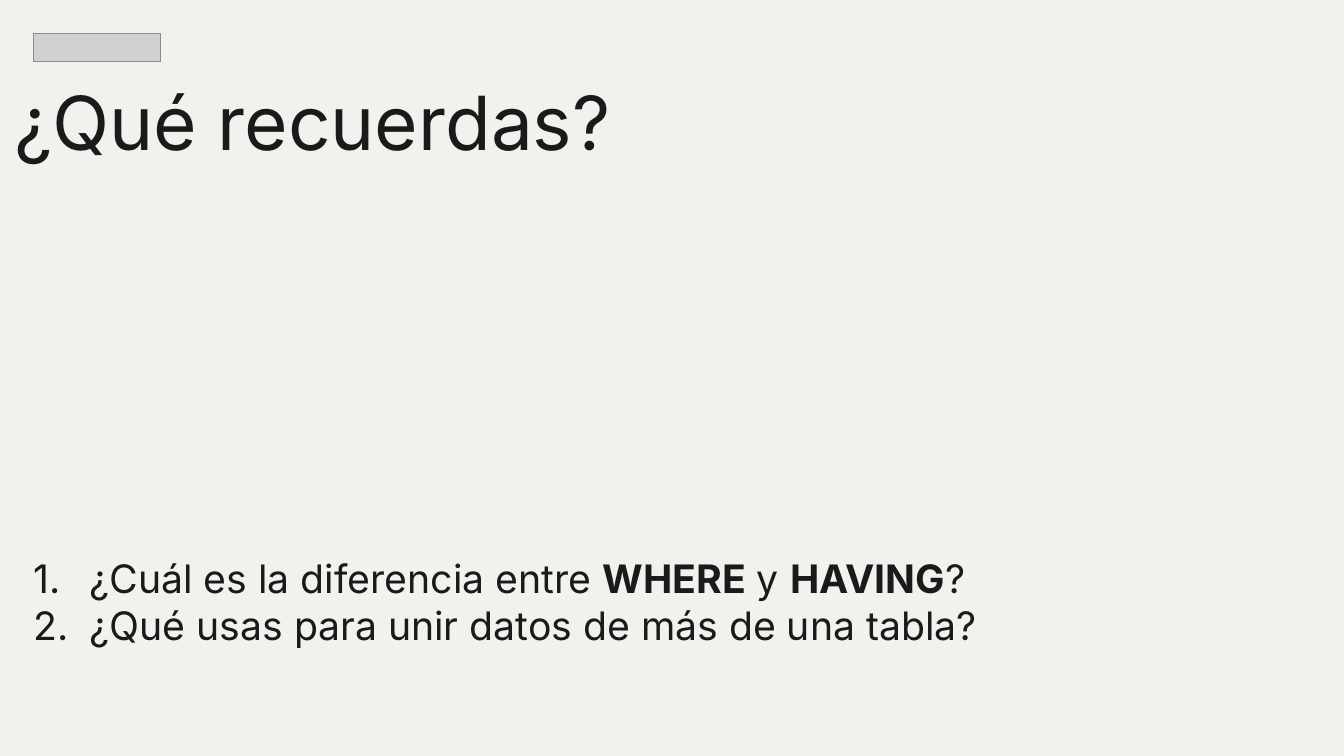
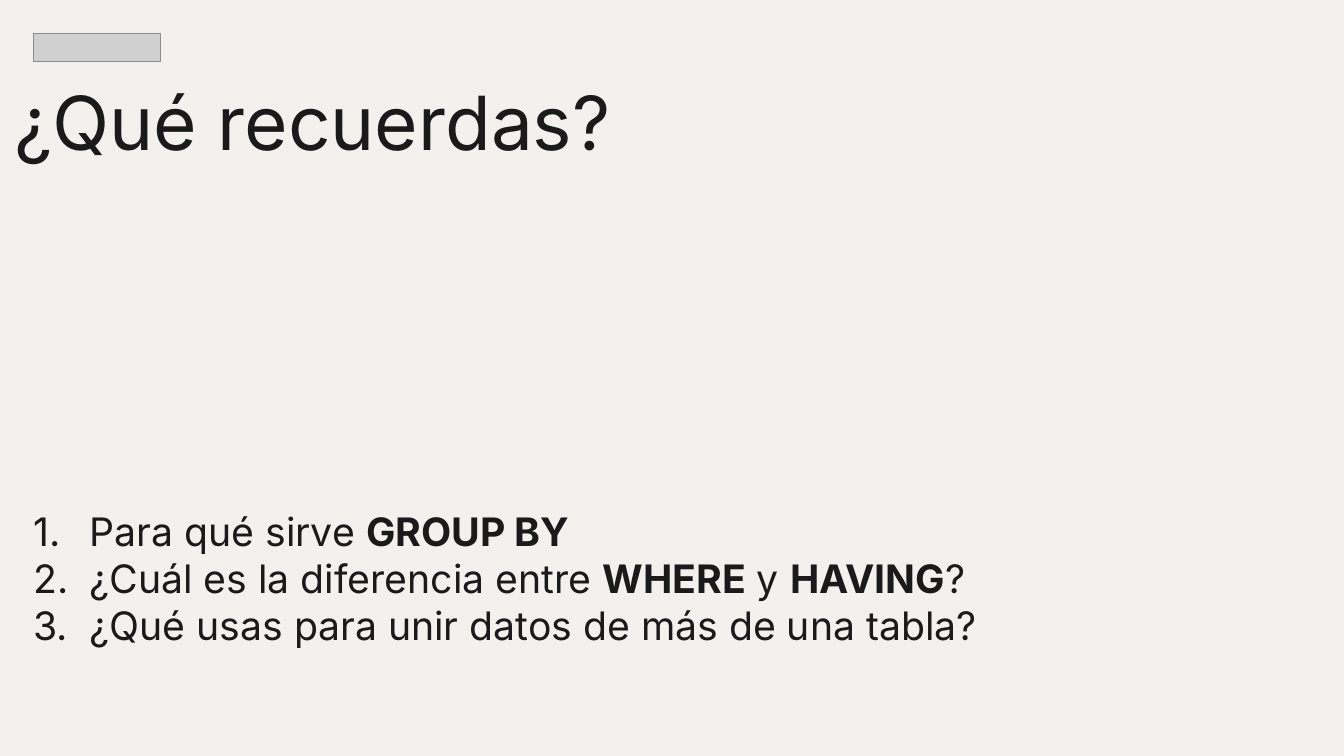
Before and after one commit to zyntonyson/bootcamp_ds_da, a slide deck: slide 6 of 03-da-v8-explora-kpis-sql/09-SQL.pptx. Drawn at 1344x756 pixels with LibreOffice and Linux fonts; fonts in the diff are those of the drawing; grey boxes stand for pictures. Boxes give left, top, right and bottom in pixels: in the first picture for what was removed or moved away, otherwise in the second. Text is boxed around its words. In the diff, an @@ line names an element or a change of style, - is before the commit and + after.

```diff
--- a/03-da-v8-explora-kpis-sql/09-SQL.pptx
+++ b/03-da-v8-explora-kpis-sql/09-SQL.pptx
@@ subtitle at box(90, 516, 570, 554): paragraph added @@
+1. Para qué sirve GROUP BY
```
Also in this commit, not shown: 3 other slides changed, 6 other files.
